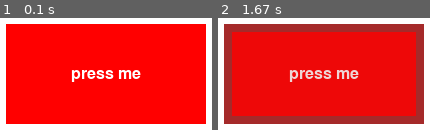
Above: before the commit, frames 1-2 (left to right).
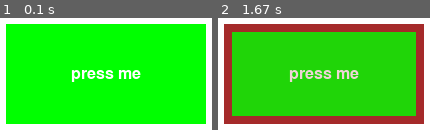
Above: after the commit, the same moments.

Repository: binnev/pygame_sandbox
Game: pygame game, started from base/objects/gui_test.py
Same seed, same stepped clock (60 frames per second), same inputs: the game is played once before the commit and once after it.
Inputs (mouse positions are in pixels of both pictures, inside the frame that each line leads up to):
- Up to frame 1 (0.1 s): no input
- Up to frame 2 (1.67 s): click (324, 74) at 0.38 s

The runs differ from the first frame. In frame 1, 83% of the frame differs, in the area x 2-98%, y 5-95%; in frame 2, 64%.

Commit message:
Implemented simple callbacks for on_focus and on_click.

Diff:
--- a/base/objects/gui_elements.py
+++ b/base/objects/gui_elements.py
@@ -1,4 +1,5 @@
 import pygame
+from pygame.color import Color
 
 from base.objects.entities import Entity
 from base.utils import mask_to_surface
@@ -23,14 +24,28 @@
     focus: bool  # is the mouse hovering over the button at the moment?
     click: bool  # is the button currently being clicked?
 
-    def __init__(self, *args, **kwargs):
-        self.text = kwargs.pop("text", None)
-        self.text_color = kwargs.pop("text_color", None)
+    def __init__(
+        self,
+        x: int,
+        y: int,
+        width: int,
+        height: int,
+        text=None,
+        text_color=None,
+        on_click: "callback" = None,
+        on_focus: "callback" = None,
+        **kwargs
+    ):
+        self.text = text
+        self.text_color = text_color
         if not self.text_color:
             self.text_color = self.debug_color
-        super().__init__(*args, **kwargs)
+        super().__init__(x=x, y=y, width=width, height=height, **kwargs)
         self.focus = False
         self.click = False
+        self.highlight = False
+        self.on_click = on_click or (lambda: None)
+        self.on_focus = on_focus or (lambda: None)
 
     @property
     def image(self):
@@ -45,7 +60,7 @@
 
     def draw(self, surface, debug=False):
         super().draw(surface, debug)
-        if self.focus:
+        if self.highlight:
             self.draw_highlight(surface)
 
     def draw_highlight(self, surface):
@@ -57,8 +72,24 @@
         surface.blit(mask_surface, self.image_rect)
 
     def update(self):
-        if self.focus and self.click:
-            self.color = pygame.color.THECOLORS["green"]
-        else:
-            self.color = pygame.color.THECOLORS["red"]
+        self.color = Color("green")
+        self.highlight = False
+
+        if self.focus:
+            self._own_on_focus()
+            self.on_focus()
+
+        if self.click:
+            self._own_on_click()
+            self.on_click()
+
         super().update()
+
+    def _own_on_focus(self):
+        """ The button's own logic that is executed when the button has focus. Not to be confused
+        with self.on_focus which will be a callback passed by the creator of the button. """
+        self.highlight = True
+
+    def _own_on_click(self):
+        """ Button's own logic for when clicked. """
+        self.color = Color("red")
--- a/base/objects/gui_test.py
+++ b/base/objects/gui_test.py
@@ -26,6 +26,8 @@
                 text="press me",
                 color=pygame.color.THECOLORS["red"],
                 text_color=(255, 255, 255, 255),
+                on_focus=lambda: print("hovering!"),
+                on_click=lambda: print("clicking!"),
             )
         )
         super().main()
